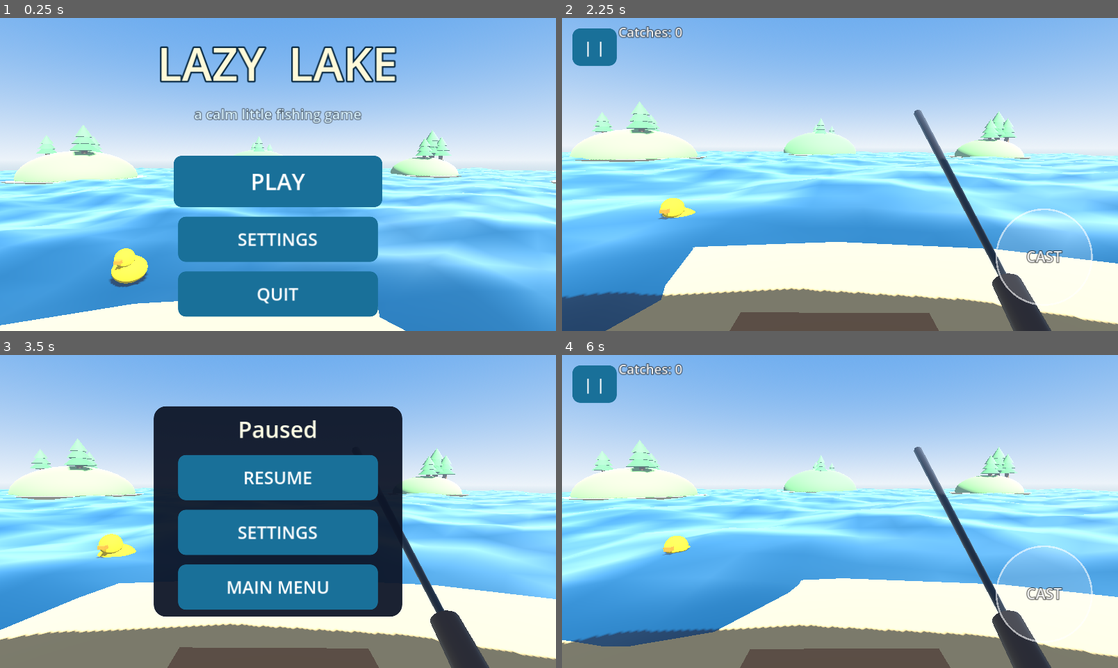
Above: before the commit, frames 1-4 (two rows, left to right).
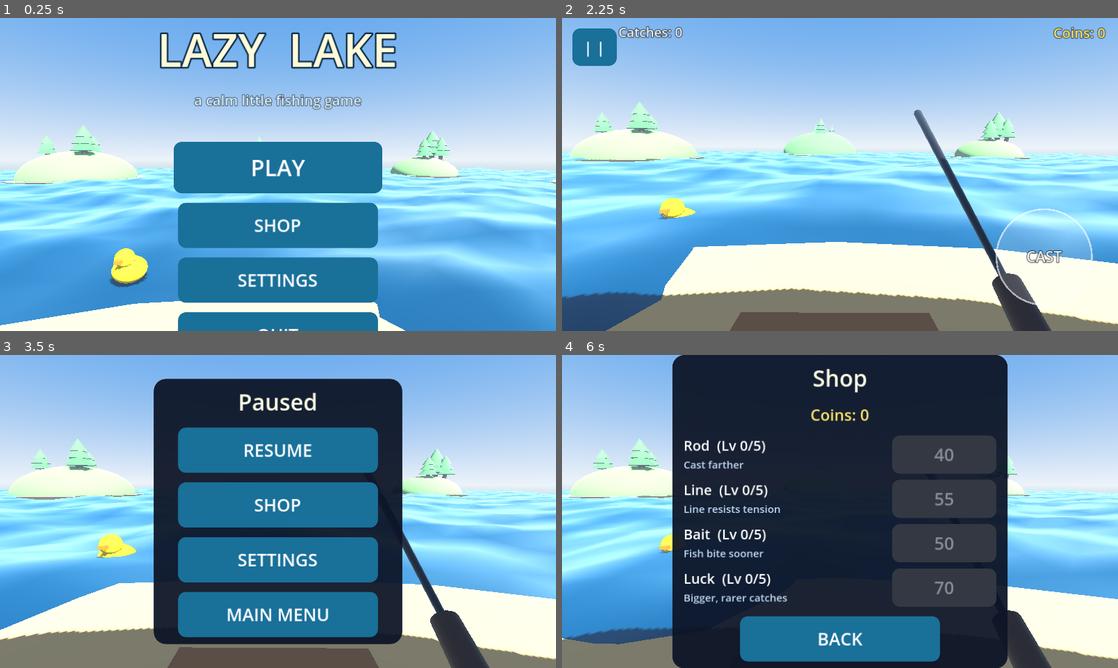
Above: after the commit, the same moments.

Repository: Max1081018/open_code
Game: Godot game, scene res://game.tscn
Two runs of this game, one before a commit and one after it. Both use one fixed random seed, a clock stepped at 60 frames per second and the inputs below.
Inputs (mouse positions are in pixels of both pictures, inside the frame that each line leads up to):
- Up to frame 1 (0.25 s): no input
- Up to frame 2 (2.25 s): click (840, 224) at 0.5 s, where only the run after the commit has a clickable "SHOP"; click "BACK" at 1.25 s; click "PLAY" at 2 s
- Up to frame 3 (3.5 s): click "| |" at 2.75 s
- Up to frame 4 (6 s): click (840, 505) at 3.5 s, where only the run after the commit has a clickable "SHOP"; click (840, 477) at 4.25 s, where only the run before the commit has a clickable "RESUME"; click (595, 383) at 5 s, where only the run before the commit has a clickable "| |"; click (840, 477) at 5.75 s, where only the run before the commit has a clickable "RESUME"

The runs differ from the first frame. In frame 1, 16% of the frame differs, in the area x 28-72%, y 4-100%; in frame 2, 0.2%; in frame 3, 18%; in frame 4, 66%, in the area x 0-100%, y 0-100%.

Commit message:
Add coins, shop, and upgrades (progression)
- Earn coins from catches (by weight; junk worth little), shown in the HUD and
  persisted with catches/best to user://save.cfg.
- Shop (reachable from the main menu and pause) sells four upgrades that change
  how the game plays:
    Rod  -> casts farther
    Line -> tension builds slower (fewer snaps)
    Bait -> fish bite sooner
    Luck -> bigger, rarer fish
  Rising per-level costs, capped at level 5, with buy buttons gated on coins.

Co-Authored-By: Claude Opus 4.8 <noreply@anthropic.com>
Claude-Session: https://claude.ai/code/session_019FPN93SDKwisezCSut5tqW

Diff:
--- a/fishing/game.gd
+++ b/fishing/game.gd
@@ -79,6 +79,81 @@
 var best_weight := 0.0
 var best_name := ""
 
+# --- Economy / progression ----------------------------------------------------
+const SAVE_PATH := "user://save.cfg"
+# Each upgrade: display name, blurb, number of levels, and base cost (cost grows
+# per level). Effects are applied in the gameplay formulas below.
+const UPGRADES := {
+	"rod":  {"name": "Rod",  "desc": "Cast farther",        "levels": 5, "cost": 40},
+	"line": {"name": "Line", "desc": "Line resists tension", "levels": 5, "cost": 55},
+	"bait": {"name": "Bait", "desc": "Fish bite sooner",     "levels": 5, "cost": 50},
+	"luck": {"name": "Luck", "desc": "Bigger, rarer catches", "levels": 5, "cost": 70},
+}
+var coins := 0
+var upgrades := {"rod": 0, "line": 0, "bait": 0, "luck": 0}
+
+
+func upgrade_cost(key: String) -> int:
+	# Rising cost: base * (level+1), e.g. 40, 80, 120, ...
+	return int(UPGRADES[key]["cost"]) * (int(upgrades[key]) + 1)
+
+
+func _load_save() -> void:
+	var cfg := ConfigFile.new()
+	if cfg.load(SAVE_PATH) == OK:
+		coins = int(cfg.get_value("save", "coins", 0))
+		catches = int(cfg.get_value("save", "catches", 0))
+		best_weight = float(cfg.get_value("save", "best_weight", 0.0))
+		best_name = str(cfg.get_value("save", "best_name", ""))
+		for key in upgrades:
+			upgrades[key] = int(cfg.get_value("upgrades", key, 0))
+
+
+func _save_game() -> void:
+	var cfg := ConfigFile.new()
+	cfg.set_value("save", "coins", coins)
+	cfg.set_value("save", "catches", catches)
+	cfg.set_value("save", "best_weight", best_weight)
+	cfg.set_value("save", "best_name", best_name)
+	for key in upgrades:
+		cfg.set_value("upgrades", key, upgrades[key])
+	cfg.save(SAVE_PATH)
+
+
+func _refresh_shop() -> void:
+	var rows := []
+	for key in ["rod", "line", "bait", "luck"]:
+		var lvl: int = upgrades[key]
+		var maxed: bool = lvl >= int(UPGRADES[key]["levels"])
+		var cost := upgrade_cost(key)
+		rows.append({
+			"key": key,
+			"name": UPGRADES[key]["name"],
+			"desc": UPGRADES[key]["desc"],
+			"level": lvl,
+			"max": int(UPGRADES[key]["levels"]),
+			"cost": cost,
+			"maxed": maxed,
+			"afford": coins >= cost,
+		})
+	menu_ui.set_shop_model(coins, rows)
+
+
+func _buy_upgrade(key: String) -> void:
+	if not upgrades.has(key):
+		return
+	if upgrades[key] >= int(UPGRADES[key]["levels"]):
+		return
+	var cost := upgrade_cost(key)
+	if coins < cost:
+		return
+	coins -= cost
+	upgrades[key] += 1
+	_play("caught")
+	_save_game()
+	_refresh_shop()
+	_update_info()
+
 # Autotest
 var autotest := false
 var autotest_frames := 1800
@@ -96,6 +171,7 @@
 		seed(7)
 	else:
 		randomize()
+	_load_save()
 	_build_world()
 	_build_player_view()
 	_build_sounds()
@@ -108,6 +184,9 @@
 	menu_ui.resume_pressed.connect(_resume)
 	menu_ui.to_main_menu.connect(_go_main_menu)
 	menu_ui.settings_changed.connect(_apply_settings)
+	menu_ui.shop_opened.connect(_refresh_shop)
+	menu_ui.buy_pressed.connect(_buy_upgrade)
+	menu_ui.set_coins(coins)
 
 	_enter_idle()
 	_apply_settings()
@@ -117,6 +196,10 @@
 			"play": _start_play()
 			"settings": _go_main_menu(); menu_ui.open_settings_for_test()
 			"pause": _start_play(); _pause()
+			"shop":
+				coins = 500
+				_go_main_menu()
+				menu_ui.open_shop_for_test()
 			_: _go_main_menu()
 	else:
 		_go_main_menu()
@@ -466,6 +549,9 @@
 	if best_name != "":
 		s += "   Best: %s (%.2f kg)" % [best_name, best_weight]
 	hud.info = s
+	hud.coins = coins
+	if menu_ui:
+		menu_ui.set_coins(coins)
 
 
 # --- Main loop ----------------------------------------------------------------
@@ -616,7 +702,8 @@
 # --- Casting ------------------------------------------------------------------
 
 func _do_cast(p: float) -> void:
-	var dist: float = lerpf(MIN_CAST, MAX_CAST, p)
+	var max_cast: float = MAX_CAST + float(upgrades["rod"]) * 6.0  # Rod upgrade
+	var dist: float = lerpf(MIN_CAST, max_cast, p)
 	var fwd := -camera.global_transform.basis.z
 	fwd.y = 0
 	fwd = fwd.normalized()
@@ -642,7 +729,9 @@
 	bobber.position = flat + Vector3.UP * arc
 	if flight_t >= 1.0:
 		_play("splash")
-		bite_timer = randf_range(2.5, 6.5)
+		# Bait upgrade shortens the wait.
+		var bait_factor: float = 1.0 - float(upgrades["bait"]) * 0.13
+		bite_timer = randf_range(2.5, 6.5) * bait_factor
 		state = WAITING
 		hud.message = "Waiting for a bite..."
 
@@ -670,6 +759,12 @@
 	var pick: Dictionary = fish_table[randi() % fish_table.size()]
 	while pick.get("junk", false) and randf() > 0.35:
 		pick = fish_table[randi() % fish_table.size()]
+	# Luck upgrade: take the better of extra rolls, so bigger fish appear more.
+	var luck: int = int(upgrades["luck"])
+	for i in luck:
+		var other: Dictionary = fish_table[randi() % fish_table.size()]
+		if not other.get("junk", false) and float(other["max"]) > float(pick["max"]):
+			pick = other
 	pending_fish = pick
 	fish_strength = lerpf(0.5, 1.4, randf()) * (1.0 + float(pick["max"]) * 0.12)
 	distance = 1.0
@@ -685,7 +780,9 @@
 func _update_fight(delta: float, reeling: bool) -> void:
 	if reeling:
 		distance = max(distance - delta * 0.17, 0.0)
-		tension += delta * (0.42 * fish_strength)
+		# Line upgrade reduces how fast tension builds.
+		var line_factor: float = 1.0 - float(upgrades["line"]) * 0.12
+		tension += delta * (0.42 * fish_strength) * line_factor
 		reel_click_t -= delta
 		if reel_click_t <= 0.0:
 			_play("click")
@@ -725,8 +822,16 @@
 	if weight > best_weight:
 		best_weight = weight
 		best_name = pending_fish["name"]
+	# Coins: by weight, with junk worth little.
+	var value := 1
+	if pending_fish.get("junk", false):
+		value = 1 + randi() % 3
+	else:
+		value = maxi(1, int(round(weight * 14.0)))
+	coins += value
+	_save_game()
 	var verb := "Caught" if not pending_fish.get("junk", false) else "Reeled up"
-	hud.message = "%s %s!\n%.2f kg  (tap to continue)" % [verb, pending_fish["name"], weight]
+	hud.message = "%s %s!\n%.2f kg   +%d coins\n(tap to continue)" % [verb, pending_fish["name"], weight, value]
 	_play("caught")
 	_show_catch(pending_fish)
 	_update_info()
@@ -824,7 +929,7 @@
 	sim_action = false
 
 	# For non-gameplay screens, just let them settle and screenshot.
-	if start_screen in ["menu", "settings", "pause"]:
+	if start_screen in ["menu", "settings", "pause", "shop"]:
 		if frame > 40:
 			if autotest_shot != "":
 				get_viewport().get_texture().get_image().save_png(autotest_shot)
--- a/fishing/hud.gd
+++ b/fishing/hud.gd
@@ -22,6 +22,7 @@
 
 var enabled := true        # gameplay input only when playing
 var left_handed := false   # mirror the action button to the left
+var coins := 0
 
 
 func _ready() -> void:
@@ -96,6 +97,11 @@
 		if hud.info != "":
 			_text(font, Vector2(130, 44), hud.info, 30, Color(1, 1, 1, 0.95))
 
+		# Coins, top-right.
+		var ctext := "Coins: %d" % hud.coins
+		var cw := font.get_string_size(ctext, HORIZONTAL_ALIGNMENT_LEFT, -1, 32).x
+		_text(font, Vector2(vp.x - cw - 28, 46), ctext, 32, Color(1, 0.9, 0.4))
+
 		# Big centre message — multi-line, auto-shrunk to fit the width.
 		if hud.message != "":
 			var lines: PackedStringArray = hud.message.split("\n")
--- a/fishing/menu_ui.gd
+++ b/fishing/menu_ui.gd
@@ -11,6 +11,8 @@
 signal resume_pressed
 signal to_main_menu
 signal settings_changed
+signal shop_opened
+signal buy_pressed(key)
 
 const CFG_PATH := "user://settings.cfg"
 
@@ -25,6 +27,10 @@
 var _main: Control
 var _settings: Control
 var _pause: Control
+var _shop: Control
+var _shop_rows: VBoxContainer
+var _shop_coins: Label
+var _shop_return_to: Control
 var _pause_btn: Button
 var _title_node: Label
 var _title_pulse := 0.0
@@ -145,11 +151,14 @@
 	var play := _button("PLAY", 480, 118)
 	play.add_theme_font_size_override("font_size", 52)
 	play.pressed.connect(func(): play_pressed.emit())
+	var shopb := _button("SHOP")
+	shopb.pressed.connect(func(): _open_shop(_main))
 	var sbtn := _button("SETTINGS")
 	sbtn.pressed.connect(func(): _open_settings(_main))
 	var qbtn := _button("QUIT")
 	qbtn.pressed.connect(_on_quit)
 	col.add_child(play)
+	col.add_child(shopb)
 	col.add_child(sbtn)
 	col.add_child(qbtn)
 
@@ -194,15 +203,38 @@
 	pv.custom_minimum_size = Vector2(520, 0)
 	var resume := _button("RESUME")
 	resume.pressed.connect(func(): resume_pressed.emit())
+	var pshop := _button("SHOP")
+	pshop.pressed.connect(func(): _open_shop(_pause))
 	var pset := _button("SETTINGS")
 	pset.pressed.connect(func(): _open_settings(_pause))
 	var pmenu := _button("MAIN MENU")
 	pmenu.pressed.connect(func(): to_main_menu.emit())
 	pv.add_child(resume)
+	pv.add_child(pshop)
 	pv.add_child(pset)
 	pv.add_child(pmenu)
 	_root.add_child(_pause)
 	_pause.visible = false
+
+	# ---- Shop ----
+	var shres := _panel("Shop")
+	_shop = shres[0]
+	var shv: VBoxContainer = shres[1]
+	shv.custom_minimum_size = Vector2(720, 0)
+	_shop_coins = Label.new()
+	_shop_coins.text = "Coins: 0"
+	_shop_coins.horizontal_alignment = HORIZONTAL_ALIGNMENT_CENTER
+	_shop_coins.add_theme_font_size_override("font_size", 36)
+	_shop_coins.add_theme_color_override("font_color", Color(1, 0.9, 0.4))
+	shv.add_child(_shop_coins)
+	_shop_rows = VBoxContainer.new()
+	_shop_rows.add_theme_constant_override("separation", 14)
+	shv.add_child(_shop_rows)
+	var shback := _button("BACK")
+	shback.pressed.connect(_on_shop_back)
+	shv.add_child(shback)
+	_root.add_child(_shop)
+	_shop.visible = false
 
 	# ---- In-game pause button (top-left) ----
 	_pause_btn = Button.new()
@@ -256,19 +288,25 @@
 
 var _settings_return_to: Control
 
+func _hide_overlays() -> void:
+	_settings.visible = false
+	if _shop:
+		_shop.visible = false
+
+
 func show_main() -> void:
 	_main.visible = true
-	_settings.visible = false
 	_pause.visible = false
 	_pause_btn.visible = false
+	_hide_overlays()
 	_root.mouse_filter = Control.MOUSE_FILTER_STOP
 
 
 func show_play() -> void:
 	_main.visible = false
-	_settings.visible = false
 	_pause.visible = false
 	_pause_btn.visible = true
+	_hide_overlays()
 	# Let touches fall through to the gameplay HUD except on the pause button.
 	_root.mouse_filter = Control.MOUSE_FILTER_IGNORE
 
@@ -276,8 +314,8 @@
 func show_pause() -> void:
 	_pause.visible = true
 	_main.visible = false
-	_settings.visible = false
 	_pause_btn.visible = false
+	_hide_overlays()
 	_root.mouse_filter = Control.MOUSE_FILTER_STOP
 
 
@@ -291,6 +329,67 @@
 
 func open_settings_for_test() -> void:
 	_open_settings(_main)
+
+
+func open_shop_for_test() -> void:
+	_open_shop(_main)
+
+
+func _open_shop(from: Control) -> void:
+	_shop_return_to = from
+	from.visible = false
+	_shop.visible = true
+	_pause_btn.visible = false
+	_root.mouse_filter = Control.MOUSE_FILTER_STOP
+	shop_opened.emit()
+
+
+func _on_shop_back() -> void:
+	_shop.visible = false
+	_shop_return_to.visible = true
+	if _shop_return_to == _main:
+		_root.mouse_filter = Control.MOUSE_FILTER_STOP
+
+
+func set_coins(c: int) -> void:
+	if _shop_coins:
+		_shop_coins.text = "Coins: %d" % c
+
+
+## rows: Array of { key, name, desc, level, max, cost, maxed, afford }.
+func set_shop_model(coins: int, rows: Array) -> void:
+	set_coins(coins)
+	if not _shop_rows:
+		return
+	for c in _shop_rows.get_children():
+		c.queue_free()
+	for row in rows:
+		var hb := HBoxContainer.new()
+		hb.add_theme_constant_override("separation", 16)
+		var info := VBoxContainer.new()
+		info.size_flags_horizontal = Control.SIZE_EXPAND_FILL
+		var name_lbl := Label.new()
+		name_lbl.text = "%s  (Lv %d/%d)" % [row["name"], row["level"], row["max"]]
+		name_lbl.add_theme_font_size_override("font_size", 32)
+		name_lbl.add_theme_color_override("font_color", Color.WHITE)
+		var desc_lbl := Label.new()
+		desc_lbl.text = row["desc"]
+		desc_lbl.add_theme_font_size_override("font_size", 24)
+		desc_lbl.add_theme_color_override("font_color", Color(0.75, 0.85, 0.95))
+		info.add_child(name_lbl)
+		info.add_child(desc_lbl)
+		hb.add_child(info)
+		var buy := _button("", 240, 78)
+		if row["maxed"]:
+			buy.text = "MAX"
+			buy.disabled = true
+		else:
+			buy.text = "%d" % row["cost"]
+			buy.disabled = not row["afford"]
+			var key: String = row["key"]
+			buy.pressed.connect(func(): buy_pressed.emit(key))
+		hb.add_child(buy)
+		_shop_rows.add_child(hb)
 
 
 func _on_settings_back() -> void:
Not shown, added: fishing/docs/menu.png.import
Binary file added: fishing/docs/shop.png
